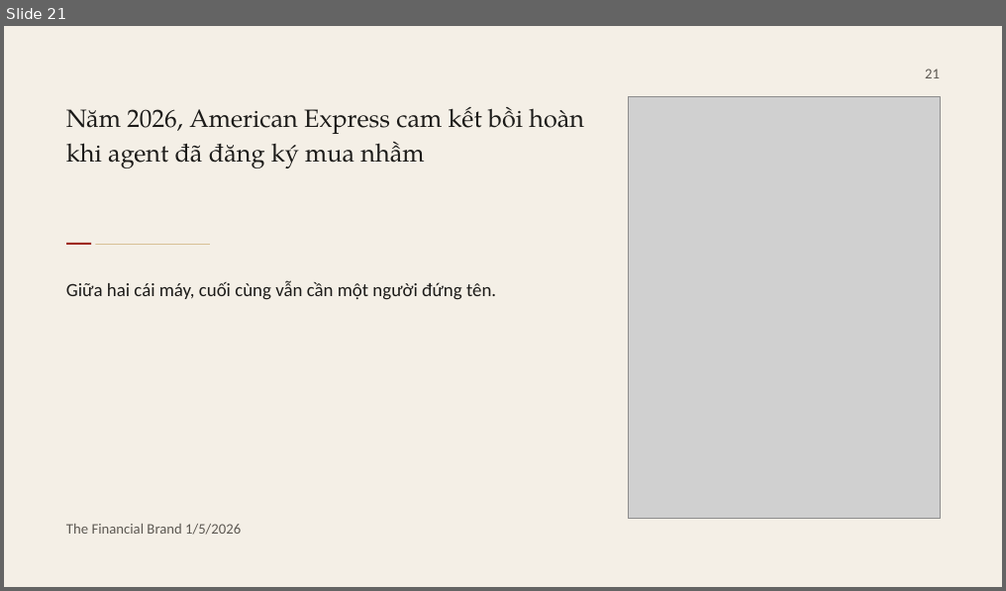
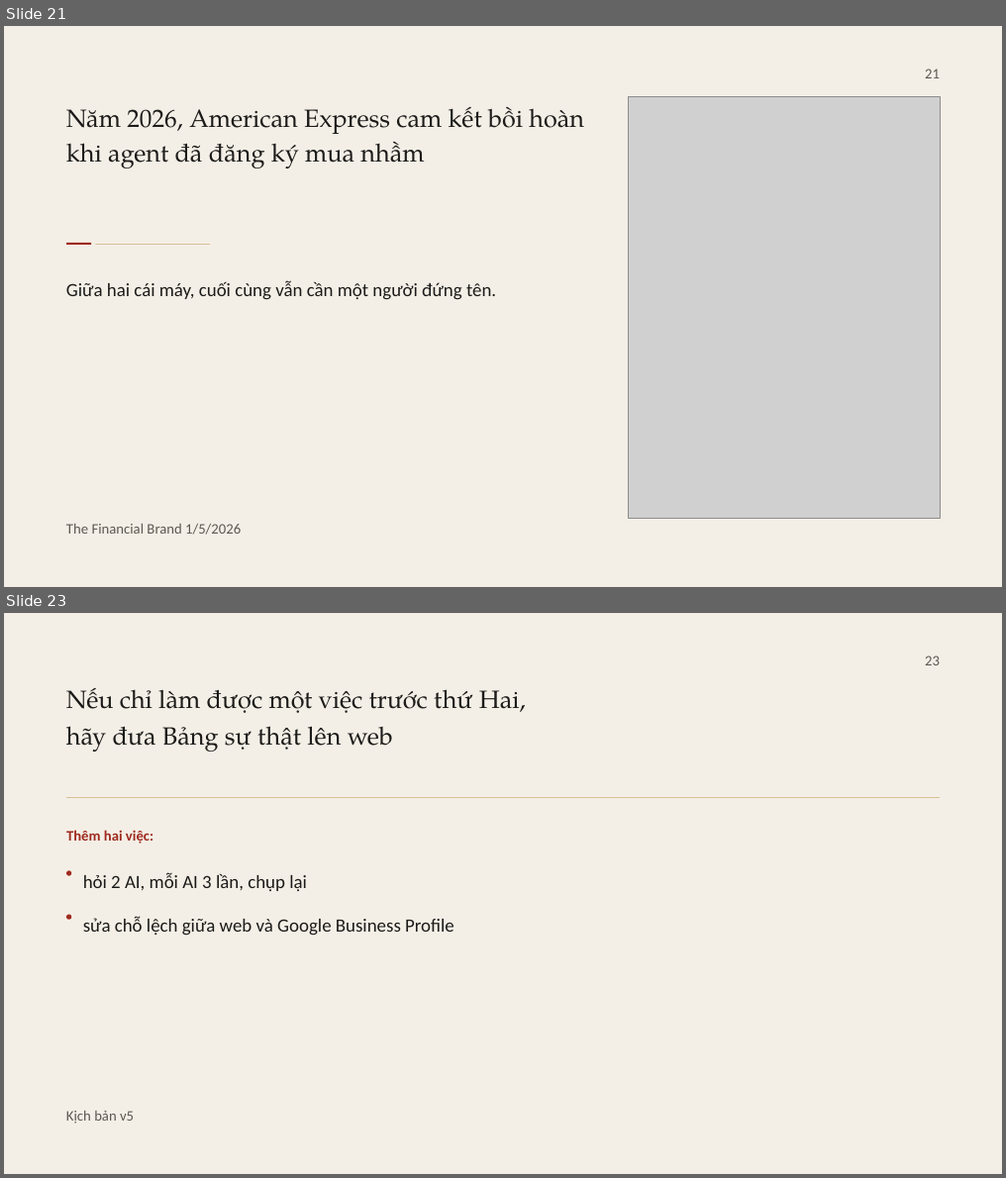
Before and after one commit to fyzdfyzd/linhx-engine, a slide deck: viec/lab130-slide-nhieu-vong/thiet-ke/v8/CSMO26_T21_v8.pptx. Shown one above the other, each under a label of ours: slide 21 before the commit, slides 21 and 23 after it; the slides between them are not shown. The pictures are 1006x591 and 1006x1178 pixels, drawn with LibreOffice and Linux fonts; fonts in the diff are those of the drawing; grey boxes stand for pictures. Boxes give left, top, right and bottom in pixels: in the first picture for what was removed or moved away, otherwise in the second. Text is boxed around its words. In the diff, an @@ line names an element or a change of style, - is before the commit and + after.

Commit message:
LAB130 v8: dựng đợt 5 (slide 22-24)

```diff
--- a/viec/lab130-slide-nhieu-vong/thiet-ke/v8/CSMO26_T21_v8.pptx
+++ b/viec/lab130-slide-nhieu-vong/thiet-ke/v8/CSMO26_T21_v8.pptx
@@ slide 23 added at (x1=4, y1=613, x2=1002, y2=1174), background #F4EFE6 @@
@@ text added at (x1=925, y1=656, x2=940, y2=665), 14 pt, text #5C5852 @@
+23
@@ text added at (x1=66, y1=688, x2=526, y2=752), 24 pt, text #1C1B19 @@
+Nếu chỉ làm được một việc trước thứ Hai,
+hãy đưa Bảng sự thật lên web
@@ rectangle added at (x1=66, y1=798, x2=940, y2=799), fill #C9A86A @@
@@ text added at (x1=66, y1=830, x2=153, y2=844), 14 pt, text #9E2A1F, bold @@
+Thêm hai việc:
@@ ellipse added at (x1=66, y1=870, x2=71, y2=875), fill #9E2A1F @@
@@ text added at (x1=83, y1=873, x2=307, y2=891), 18 pt, text #1C1B19 @@
+hỏi 2 AI, mỗi AI 3 lần, chụp lại
@@ ellipse added at (x1=66, y1=915, x2=71, y2=920), fill #9E2A1F @@
@@ text added at (x1=83, y1=917, x2=454, y2=936), 18 pt, text #1C1B19 @@
+sửa chỗ lệch giữa web và Google Business Profile
@@ text added at (x1=66, y1=1111, x2=134, y2=1124), 14 pt, text #5C5852 @@
+Kịch bản v5
```
Also in this commit, not shown: 2 other slides added, 12 other files.
